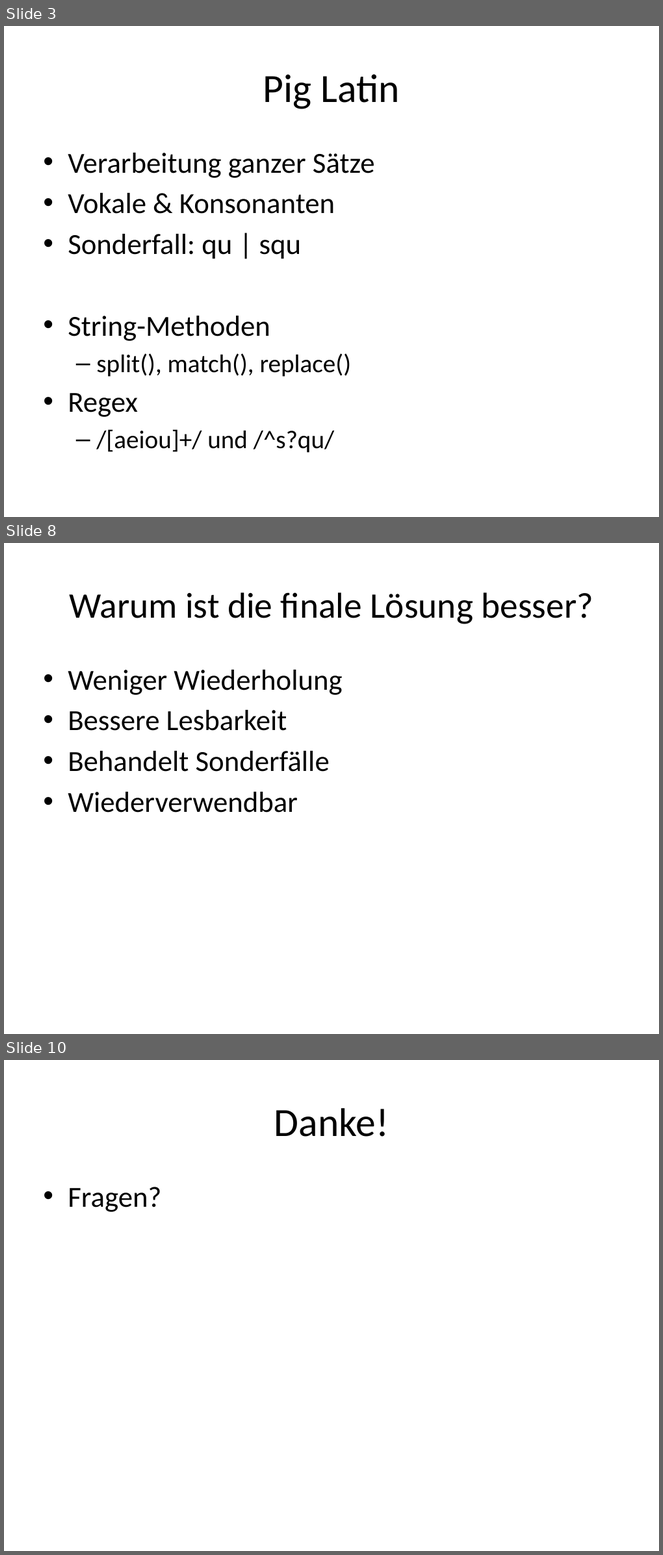
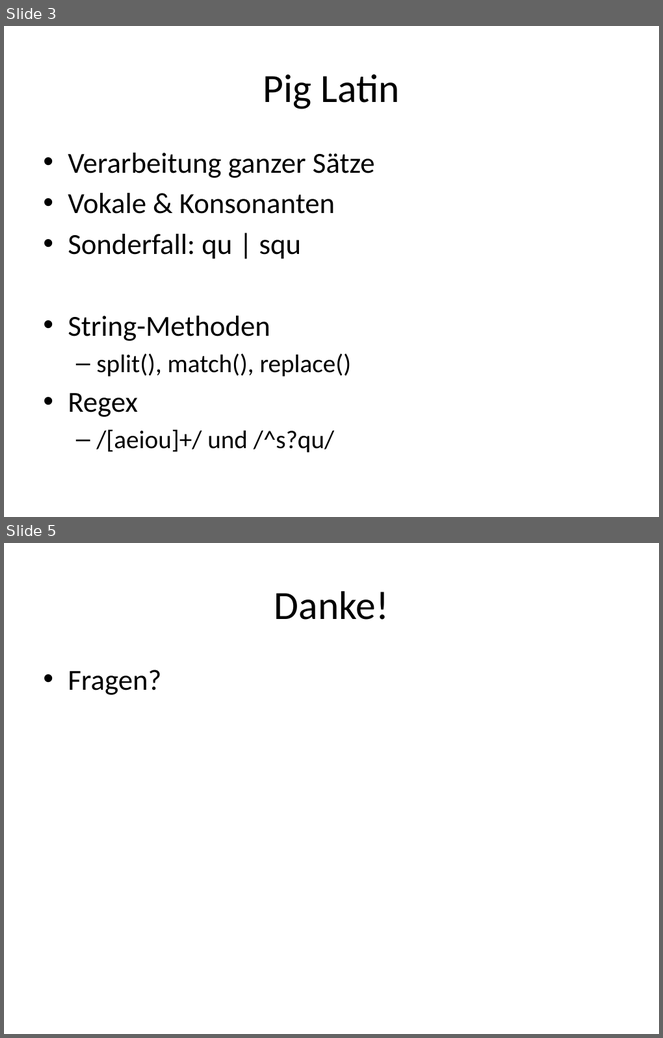
Before and after one commit to qgong-its/com.wbs.nodejs, a slide deck: docs/presentation_de.pptx. Shown one above the other, each under a label of ours: slides 3, 8 and 10 before the commit, slides 3 and 5 after it; the slides between them are not shown. The pictures are 663x1555 and 663x1038 pixels, drawn with LibreOffice and Linux fonts; fonts in the diff are those of the drawing. Boxes give left, top, right and bottom in pixels: in the first picture for what was removed or moved away, otherwise in the second. Text is boxed around its words. In the diff, an @@ line names an element or a change of style, - is before the commit and + after.

```diff
--- a/docs/presentation_de.pptx
+++ b/docs/presentation_de.pptx
@@ slide 8 removed at [4,543,659,1034], background #FFFFFF @@
@@ title removed at [69,592,594,624] @@
-Warum ist die finale Lösung besser?
@@ text removed at [68,670,342,813] @@
-• Weniger Wiederholung
-• Bessere Lesbarkeit
-• Behandelt Sonderfälle
-• Wiederverwendbar
@@ what was slide 10 is now slide 5 @@
```
Also in this commit, not shown: 2 slides changed, 4 other slides removed.
